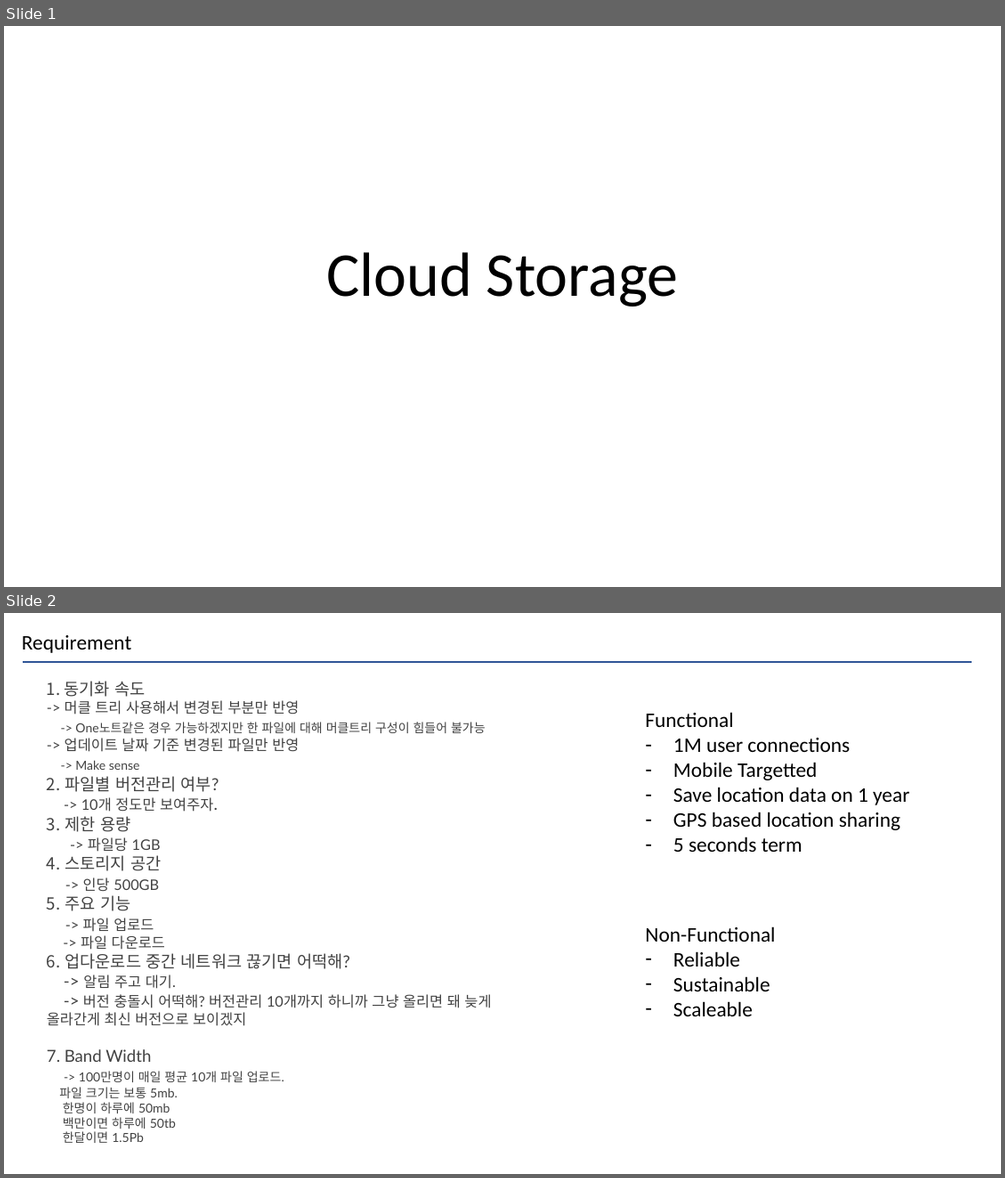
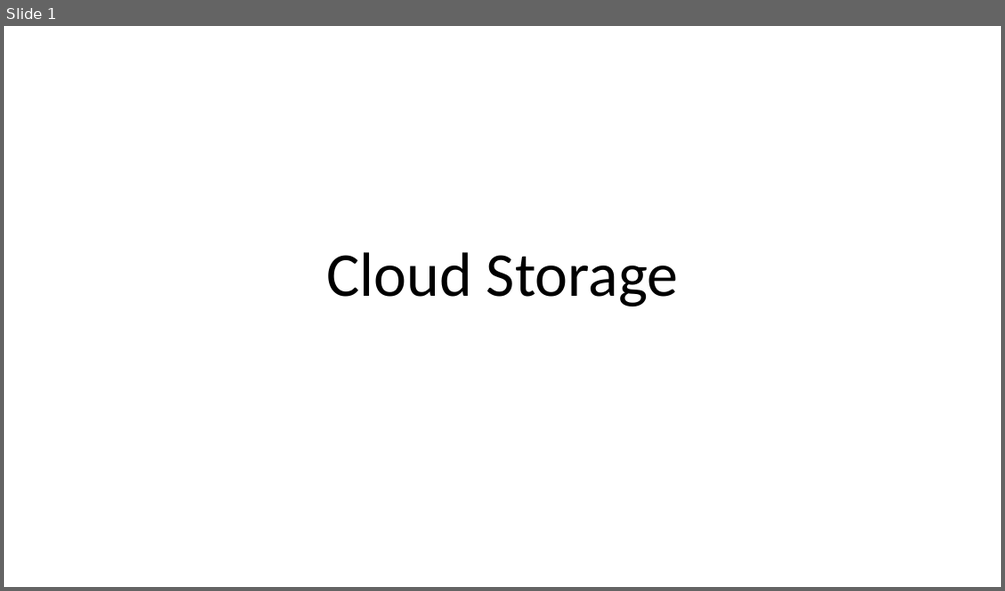
Before and after one commit to Joel-Hwang/leetcode, a slide deck: CloudStorage.pptx. Shown one above the other, each under a label of ours: slides 1 and 2 before the commit, slide 1 after it. The pictures are 1005x1178 and 1005x591 pixels, drawn with LibreOffice and Linux fonts; fonts in the diff are those of the drawing. Boxes give left, top, right and bottom in pixels: in the first picture for what was removed or moved away, otherwise in the second. Text is boxed around its words. In the diff, an @@ line names an element or a change of style, - is before the commit and + after.

```diff
--- a/CloudStorage.pptx
+++ b/CloudStorage.pptx
@@ slide 2 removed at <box>4,613,1001,1174</box>, background #FFFFFF @@
@@ text removed at <box>22,635,131,653</box> @@
-Requirement
@@ line removed from (23, 662) to (971, 662) @@
@@ text removed at <box>47,681,491,1143</box> @@
-1. 동기화 속도
-   -> 머클 트리 사용해서 변경된 부분만 반영
-   -> One노트같은 경우 가능하겠지만 한 파일에 대해 머클트리 구성이 힘들어 불가능
-   -> 업데이트 날짜 기준 변경된 파일만 반영
-   -> Make sense
-2. 파일별 버전관리 여부?
-   -> 10개 정도만 보여주자.
-3. 제한 용량
-   -> 파일당 1GB
-4. 스토리지 공간
-   -> 인당 500GB
-5. 주요 기능
-   -> 파일 업로드
-   -> 파일 다운로드
-6. 업다운로드 중간 네트워크 끊기면 어떡해?
-   -> 알림 주고 대기.
-   -> 버전 충돌시 어떡해? 버전관리 10개까지 하니까 그냥 올리면 돼 늦게 올라간게 최신 버전으로 보이겠지
-7. Band Width
--> 100만명이 매일 평균 10개 파일 업로드.
-파일 크기는 보통 5mb.
-한명이 하루에 50mb
-백만이면 하루에 50tb
-한달이면 1.5Pb
@@ text removed at <box>645,712,909,852</box> @@
-Functional
-– 1M user connections
-– Mobile Targetted
-– Save location data on 1 year
-– GPS based location sharing
-– 5 seconds term
@@ text removed at <box>645,926,775,1016</box> @@
-Non-Functional
-– Reliable
-– Sustainable
-– Scaleable
```
Also in this commit, not shown: 1 slide changed, 3 slides added, 1 other slide removed.
